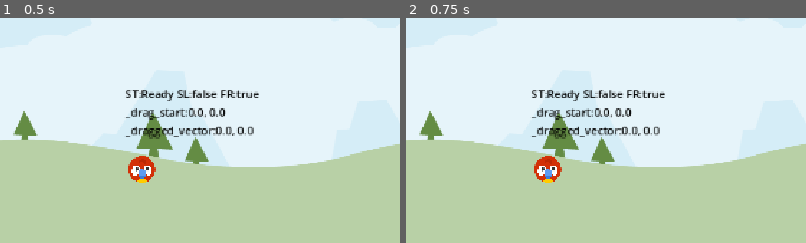
Above: before the commit, frames 1-2 (left to right).
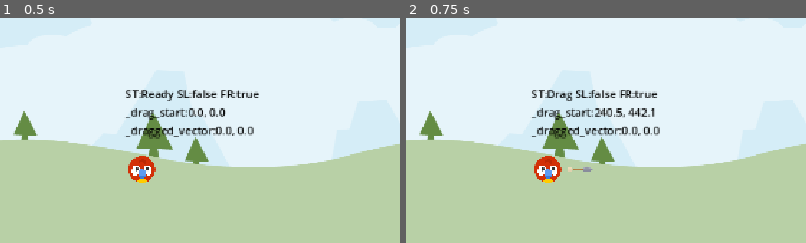
Above: after the commit, the same moments.

Repository: filipeAugusto99/Angry-Animals
Game: Godot game, scene res://Scene/LevelBase/LevelBase.tscn
Same seed, same stepped clock (60 frames per second), same inputs: the game is played once before the commit and once after it. This scene is started directly instead of the project's main scene.
Inputs (mouse positions are % of the whole screen's width and height, from its top left):
- Up to frame 1 (0.5 s): no input
- Up to frame 2 (0.75 s): tap Enter at 0.5 s; drag from (21, 68) to (60, 28) at 0.52 s
The pictures show only the part of the screen within x 3-53%, y 35-85%; the shares and areas given below are measured in that part.

Frame 1 is identical in both runs. In frame 2, 1.2% of the frame differs, in the area x 35-65%, y 32-69%.

Commit message:
Animal Detect Drag

Diff:
--- a/Scene/Animal/Animal.gd
+++ b/Scene/Animal/Animal.gd
@@ -32,7 +32,7 @@
 	_start = position				# Salva a posição inicial do animal para referência
 
 # Processamento físico contínuo (a cada frame de física)
-func _physics_process(delta: float) -> void:
+func _physics_process(_delta: float) -> void:
 	update_debug_label() # Atualiza o texto de depuração
 
 # Atualiza o label de debug com informações úteis do estado atual
@@ -48,9 +48,38 @@
 	ds += "_dragged_vector:%.1f, %.1f" % [_dragged_vector.x, _dragged_vector.y]
 	debug_label.text = ds # Atualiza o texto na tela
 
+#region drag
+
+# Inicia o processo de arrasto do objeto:
+func start_dragging() -> void:
+	arrow.show()    # - Mostra a seta visual (usada para indicar direção/força)
+	_drag_start = get_global_mouse_position() # - Salva a posição inicial do clique/touch do mouse para calcular a força depois
+
+#endregion
+
+
+#region state
+# Muda o estado atual do objeto de forma segura:
+func change_state(new_state: AnimalState) -> void:
+	if _state == new_state: # - Evita mudar se já estiver no mesmo estado
+		return # Evita repetição de lógica se já estiver no estado desejado
+
+	# - Atualiza o estado e executa ações específicas de cada um via `match`
+	_state = new_state
+
+	match _state:
+		# Quando entra no estado Drag (arrasto), inicia o comportamento de arrastar
+		AnimalState.Drag:
+			start_dragging()
+#endregion
+
+#region signals
 # Evento chamado quando há um clique ou interação com o corpo (ainda não implementado)
-func _on_input_event(viewport: Node, event: InputEvent, shape_idx: int) -> void:
-	pass # Aqui será implementado o comportamento de arrastar e soltar
+func _on_input_event(_viewport: Node, event: InputEvent, _shape_idx: int) -> void:
+	# - Se a ação configurada como "drag" for pressionada e o estado for Ready
+	if event.is_action_pressed("drag") and _state == AnimalState.Ready:
+		#   (ou seja, o objeto está pronto para ser arrastado), muda o estado para Drag
+		change_state(AnimalState.Drag)
 
 # Evento chamado quando o corpo sai da tela (útil para resetar ou remover o objeto)
 func _on_visible_on_screen_notifier_2d_screen_exited() -> void:
@@ -63,3 +92,5 @@
 # Evento chamado quando o corpo colide com outro (ex: tocar som ou pontuar)
 func _on_body_entered(body: Node) -> void:
 	pass # Pode reagir à colisão com outros objetos
+
+#endregion
--- a/project.godot
+++ b/project.godot
@@ -18,6 +18,14 @@
 
 window/stretch/mode="canvas_items"
 
+[input]
+
+drag={
+"deadzone": 0.2,
+"events": [Object(InputEventMouseButton,"resource_local_to_scene":false,"resource_name":"","device":-1,"window_id":0,"alt_pressed":false,"shift_pressed":false,"ctrl_pressed":false,"meta_pressed":false,"button_mask":1,"position":Vector2(109, 19),"global_position":Vector2(118, 67),"factor":1.0,"button_index":1,"canceled":false,"pressed":true,"double_click":false,"script":null)
+]
+}
+
 [rendering]
 
 renderer/rendering_method="gl_compatibility"
